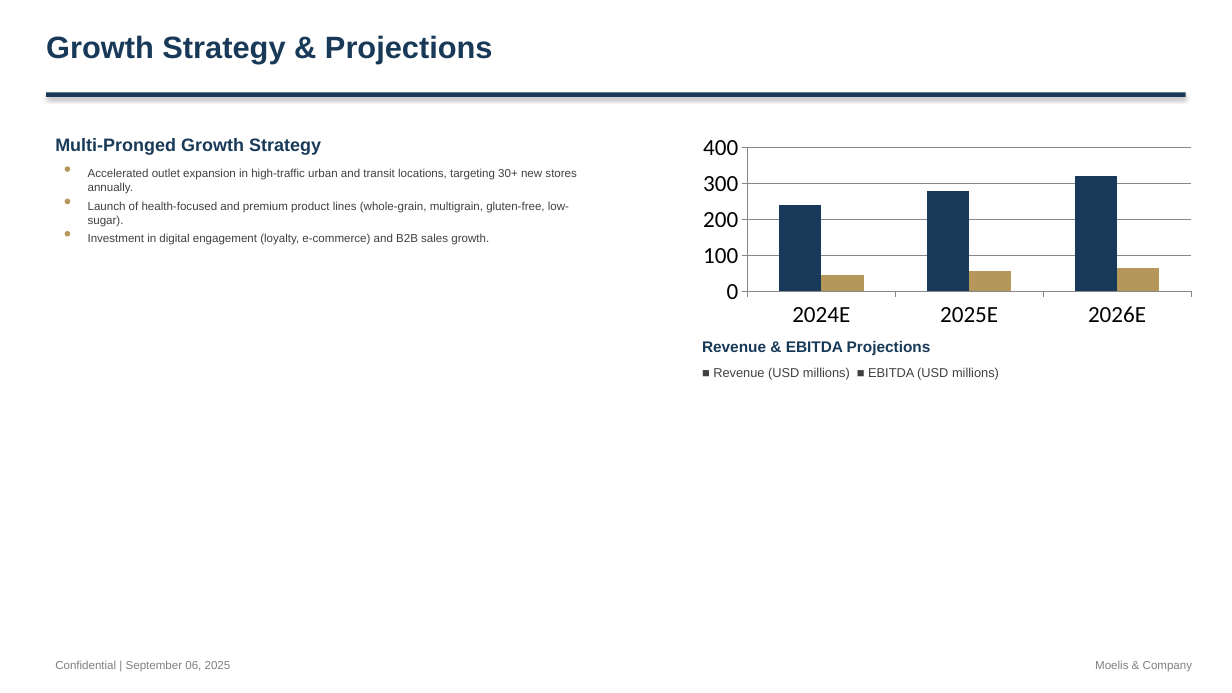
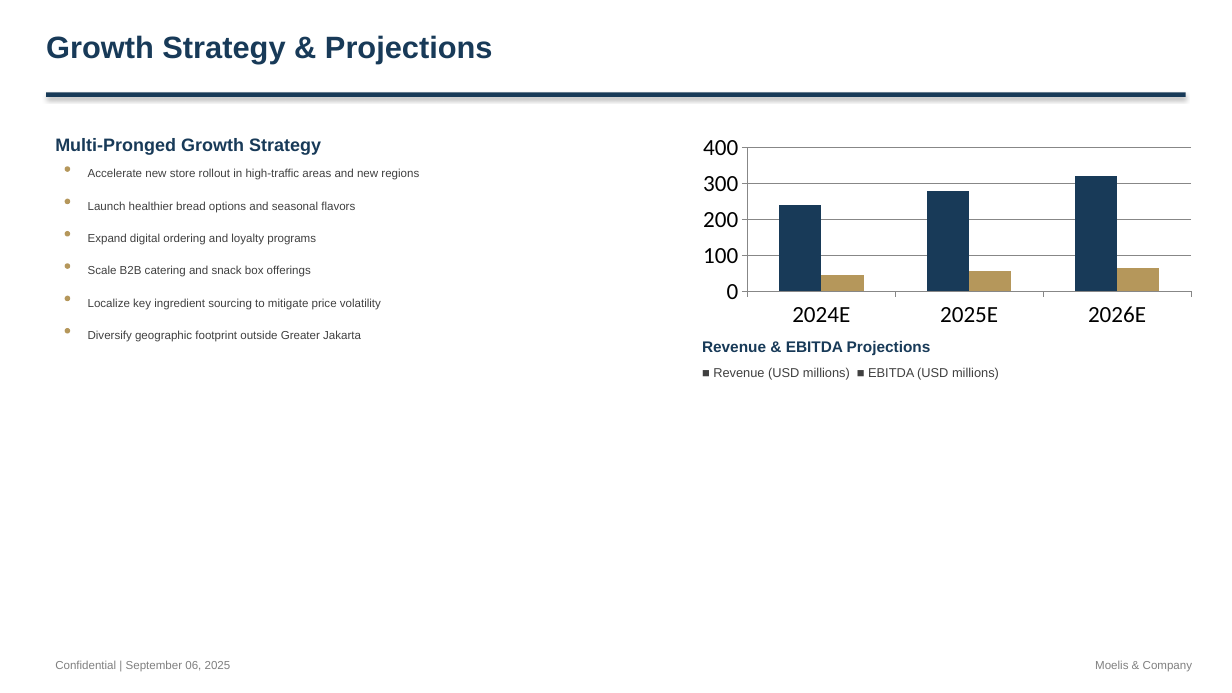
Before and after one commit to alinvb/slide_generator, a slide deck: slide 8 of ai_generated_deck.pptx (slide 7 before the commit). Drawn at 1232x693 pixels with LibreOffice and Linux fonts; fonts in the diff are those of the drawing. Boxes give left, top, right and bottom in pixels: in the first picture for what was removed or moved away, otherwise in the second. Text is boxed around its words. In the diff, an @@ line names an element or a change of style, - is before the commit and + after.

```diff
--- a/ai_generated_deck.pptx
+++ b/ai_generated_deck.pptx
@@ text at [88,168,419,180]: text changed @@
-Accelerated outlet expansion in high-traffic urban and transit locations, targeting 30+ new stores annually.
+Accelerate new store rollout in high-traffic areas and new regions
@@ text at [88,201,355,213]: text changed @@
-Launch of health-focused and premium product lines (whole-grain, multigrain, gluten-free, low-sugar).
+Launch healthier bread options and seasonal flavors
@@ text at [88,233,316,245]: text changed @@
-Investment in digital engagement (loyalty, e-commerce) and B2B sales growth.
+Expand digital ordering and loyalty programs
@@ ellipse added at [65,263,70,269], fill #B5975B @@
@@ text added at [88,265,311,277], 9 pt, text #404040 @@
+Scale B2B catering and snack box offerings
@@ ellipse added at [65,296,70,301], fill #B5975B @@
@@ text added at [88,298,381,310], 9 pt, text #404040 @@
+Localize key ingredient sourcing to mitigate price volatility
@@ ellipse added at [65,328,70,334], fill #B5975B @@
@@ text added at [88,330,361,342], 9 pt, text #404040 @@
+Diversify geographic footprint outside Greater Jakarta
```
Also in this commit, not shown: 12 other slides changed, 5 slides added, 4 slides removed, 2 other files.
